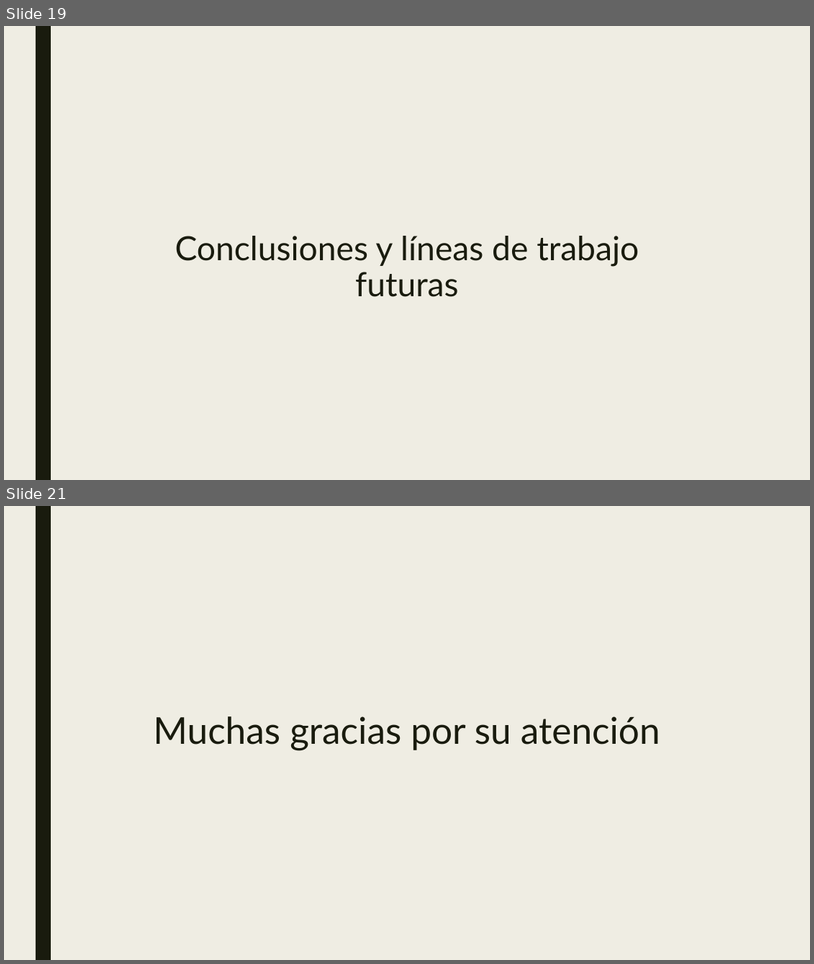
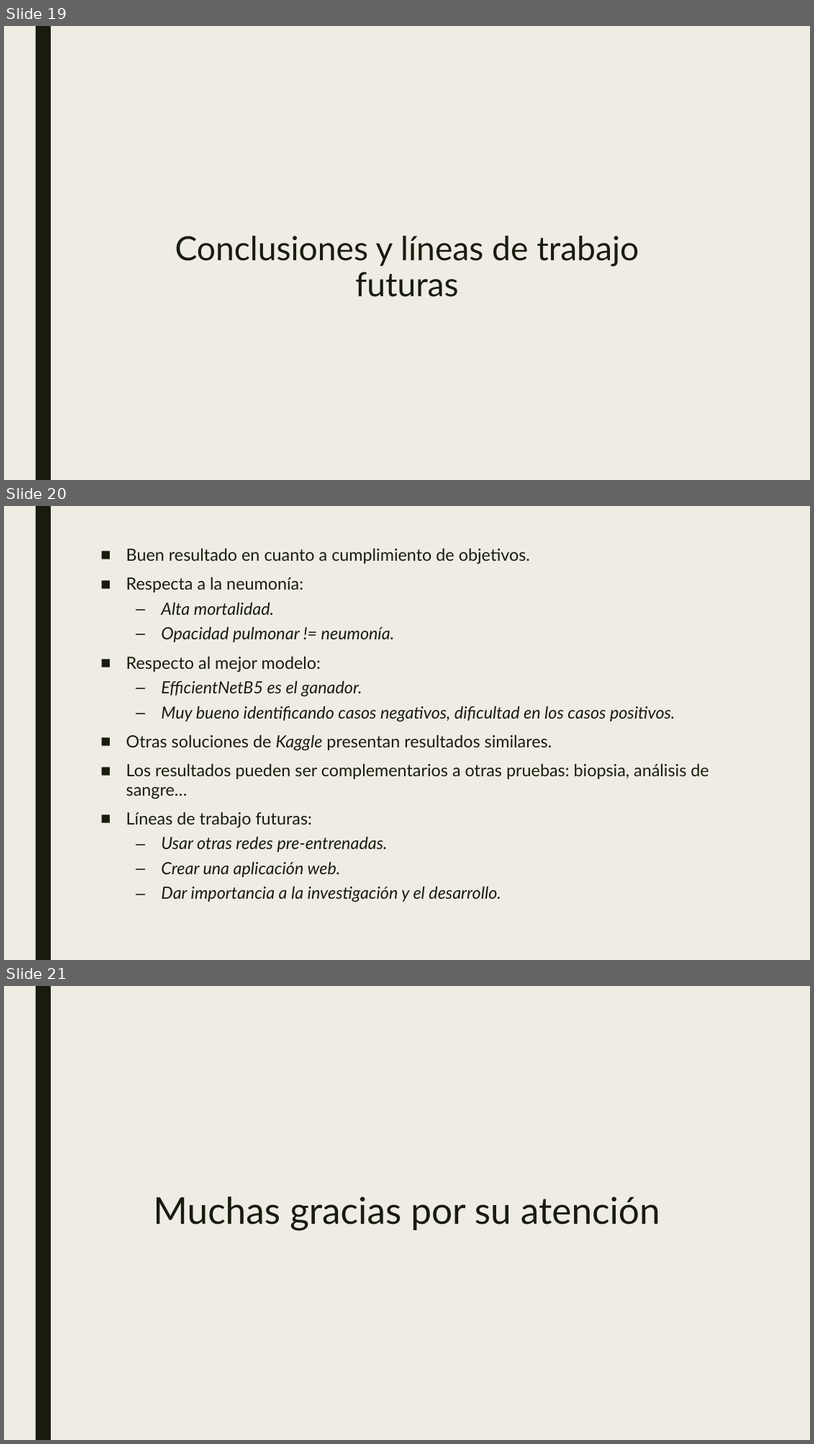
Before and after one commit to mariousm/Pneumonia-Detection, a slide deck: doc/presentacoin1.pptx. Shown one above the other, each under a label of ours: slides 19 and 21 before the commit, slides 19, 20 and 21 after it; the slides between them are not shown. The pictures are 814x964 and 814x1444 pixels, drawn with LibreOffice and Linux fonts; fonts in the diff are those of the drawing. Boxes give left, top, right and bottom in pixels: in the first picture for what was removed or moved away, otherwise in the second. Text is boxed around its words. In the diff, an @@ line names an element or a change of style, - is before the commit and + after.

```diff
--- a/doc/presentacoin1.pptx
+++ b/doc/presentacoin1.pptx
@@ slide 20 added at (x1=4, y1=506, x2=810, y2=960), background #EFEDE3; not listed: 1 template element that a slide beside it also shows @@
@@ text added at (x1=126, y1=548, x2=709, y2=902), 20 pt, text #191B0E, italic @@
+■ Buen resultado en cuanto a cumplimiento de objetivos.
+■ Respecta a la neumonía:
+  – Alta mortalidad.
+  – Opacidad pulmonar != neumonía.
+■ Respecto al mejor modelo:
+  – EfficientNetB5 es el ganador.
+  – Muy bueno identificando casos negativos, dificultad en los casos positivos.
+■ Otras soluciones de Kaggle presentan resultados similares.
+■ Los resultados pueden ser complementarios a otras pruebas: biopsia, análisis de sangre…
+■ Líneas de trabajo futuras:
+  – Usar otras redes pre-entrenadas.
+  – Crear una aplicación web.
+  – Dar importancia a la investigación y el desarrollo.
```
Also in this commit, not shown: 3 other slides added, 4 slides removed.
